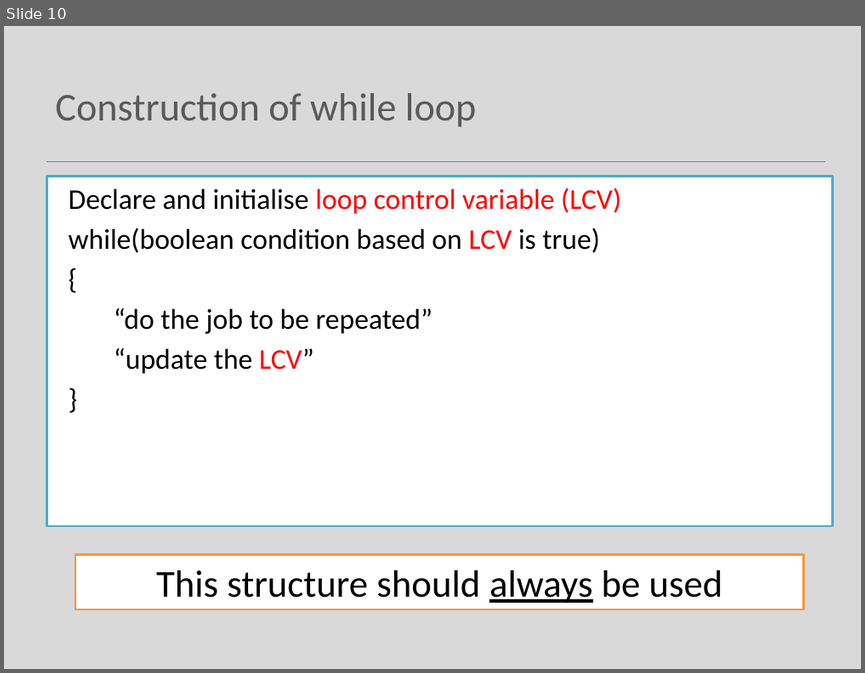
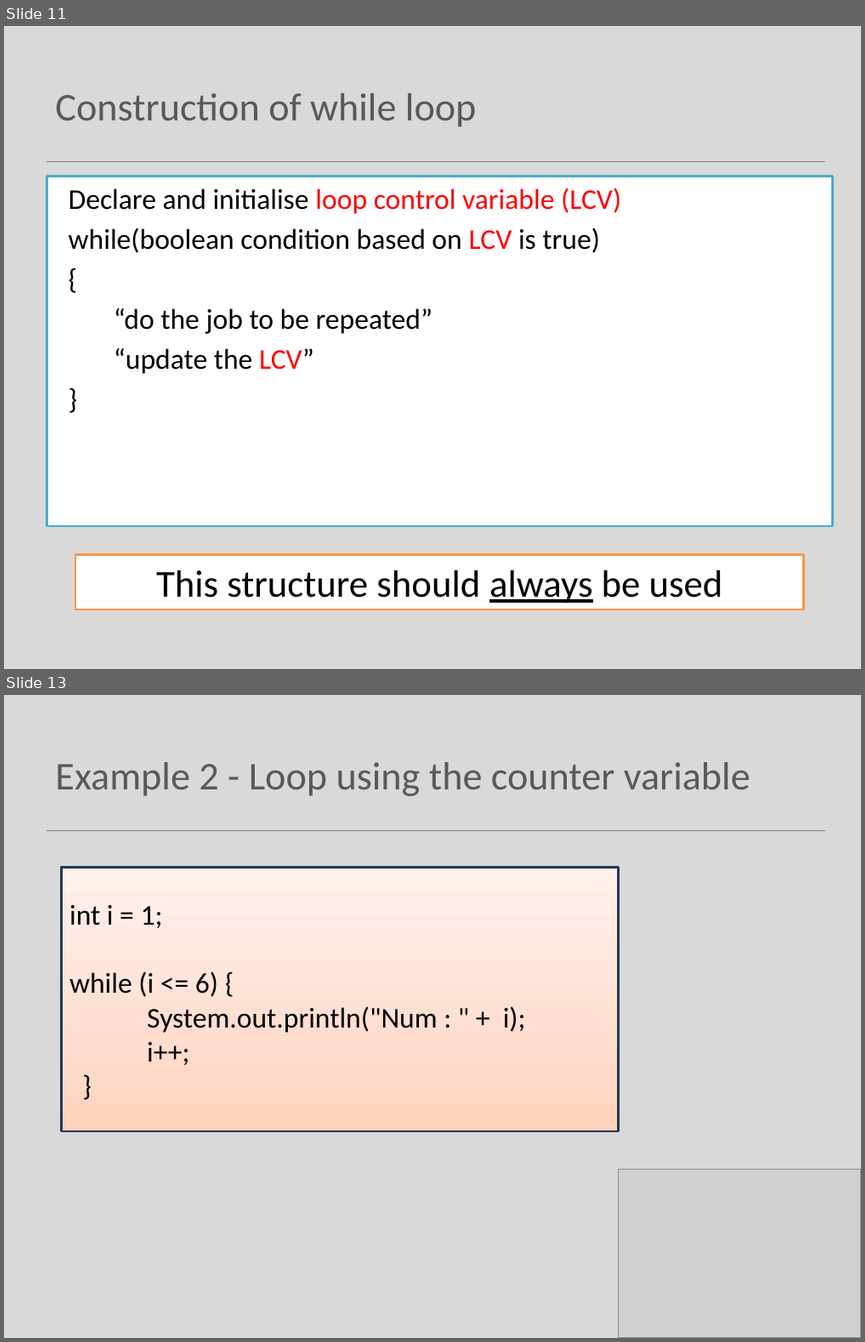
Before and after one commit to Programming-Fundamentals-SETU/prog-fund-1-sept-25, a slide deck: topic05-loops/unit-1-lectures/talk-1-iteration-while/a-iteration-while.pptx. Shown one above the other, each under a label of ours: slide 10 before the commit, slides 11 and 13 after it; the slides between them are not shown. The pictures are 865x673 and 865x1342 pixels, drawn with LibreOffice and Linux fonts; fonts in the diff are those of the drawing; grey boxes stand for pictures. Boxes give left, top, right and bottom in pixels: in the first picture for what was removed or moved away, otherwise in the second. Text is boxed around its words. In the diff, an @@ line names an element or a change of style, - is before the commit and + after.

```diff
--- a/topic05-loops/unit-1-lectures/talk-1-iteration-while/a-iteration-while.pptx
+++ b/topic05-loops/unit-1-lectures/talk-1-iteration-while/a-iteration-while.pptx
@@ slide 13 added at bbox=[4, 695, 861, 1338], background #D9D9D9; not listed: 1 template element that a slide beside it also shows @@
@@ title added at bbox=[55, 762, 750, 796], 33 pt, text #595959 @@
+Example 2 - Loop using the counter variable
@@ rectangle added at bbox=[62, 868, 619, 1131], fill gradient #FFD2BD to #FFDED0 to #FFF2ED, outline #233953 2 pt, 24 pt, text #000000 @@
+int i = 1;
+while (i <= 6) {
+System.out.println("Num : " + i);
+i++;
+}
@@ picture added at bbox=[619, 1168, 861, 1338] @@
@@ what was slide 10 is now slide 11 @@
```
Also in this commit, not shown: 4 slides changed, 1 other slide added, 4 slides removed, 16 other files.
